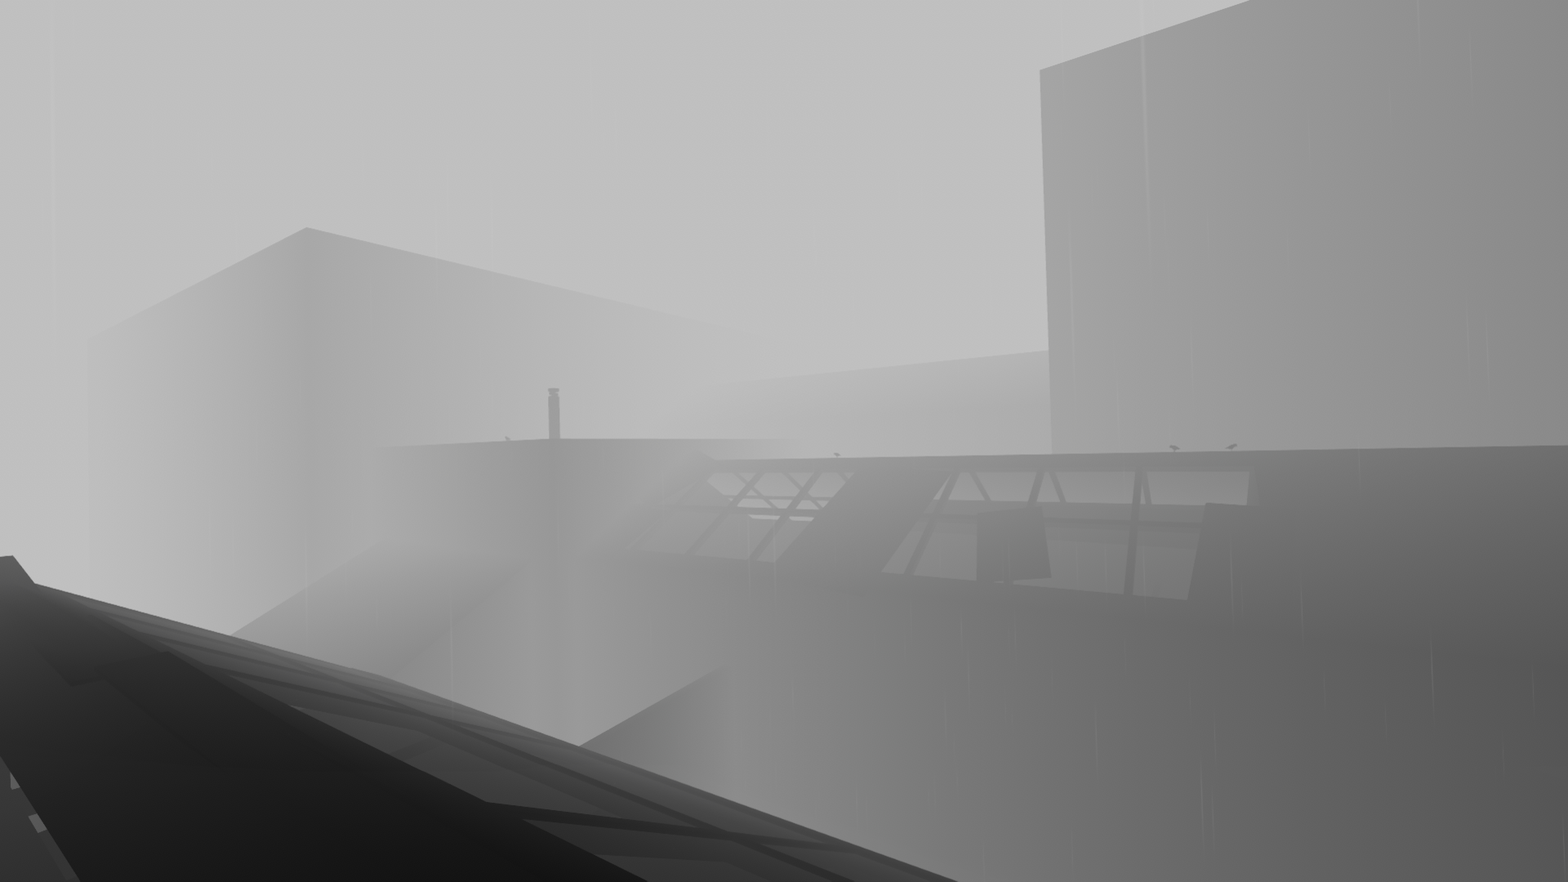
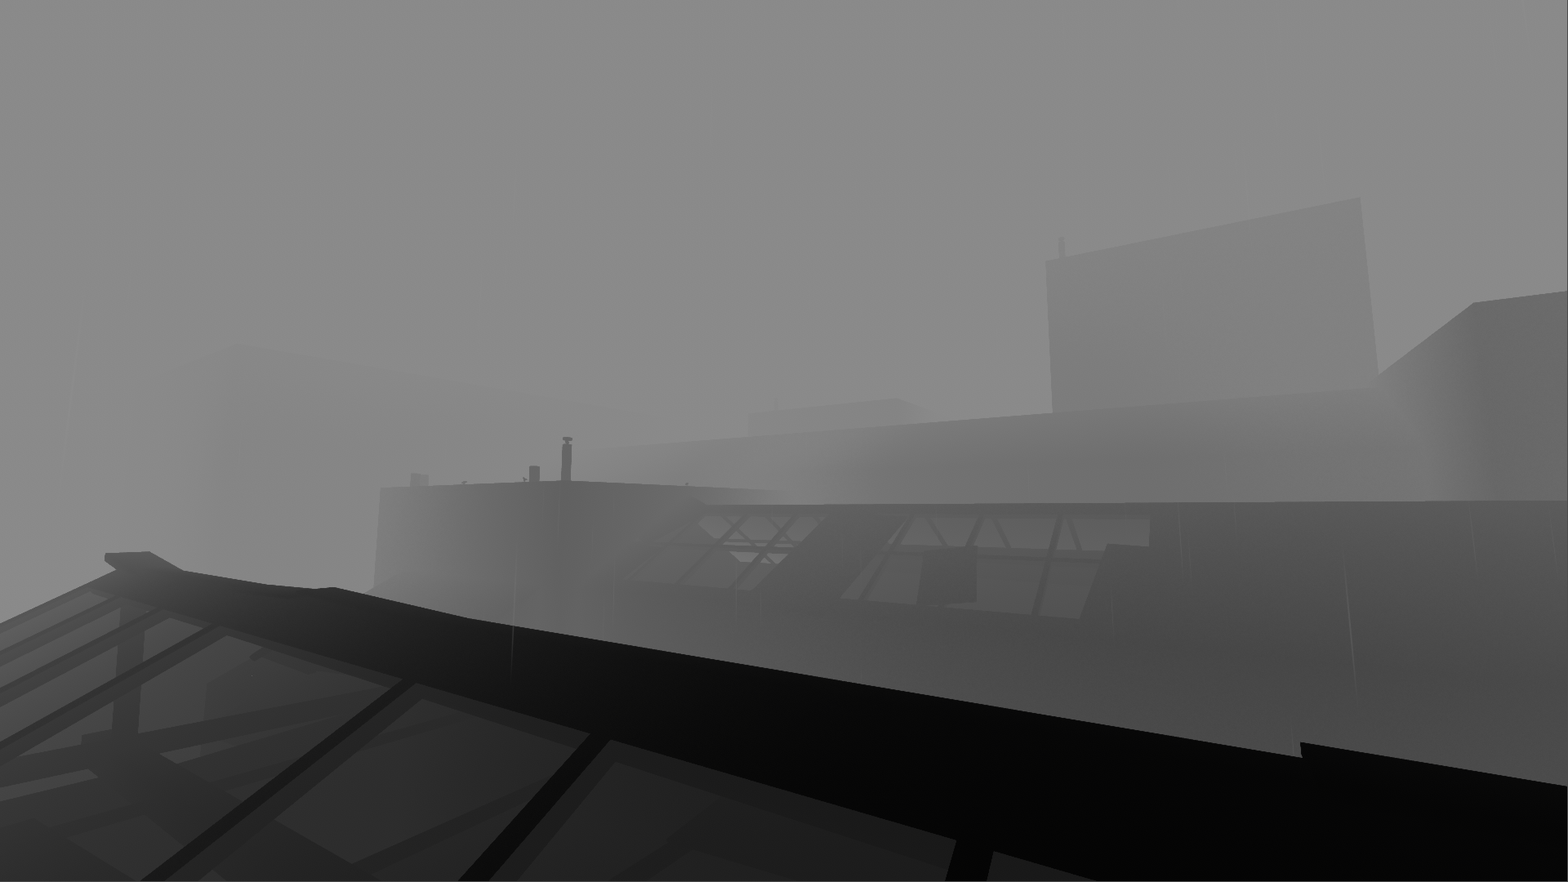
Comparing the layer stacks of the two (1568, 882) images. Changes:
added layer "Paint Layer 2 (pasted)" (1st of 3) above "Paint Layer 2 (pasted)" over [0, 0, 1568, 882]
hid "Paint Layer 2 (pasted)" (2nd of 3), painted on it over [0, 0, 1568, 882]
hid "Paint Layer 2 (pasted)" (3rd of 3), painted on it over [0, 0, 1568, 882]